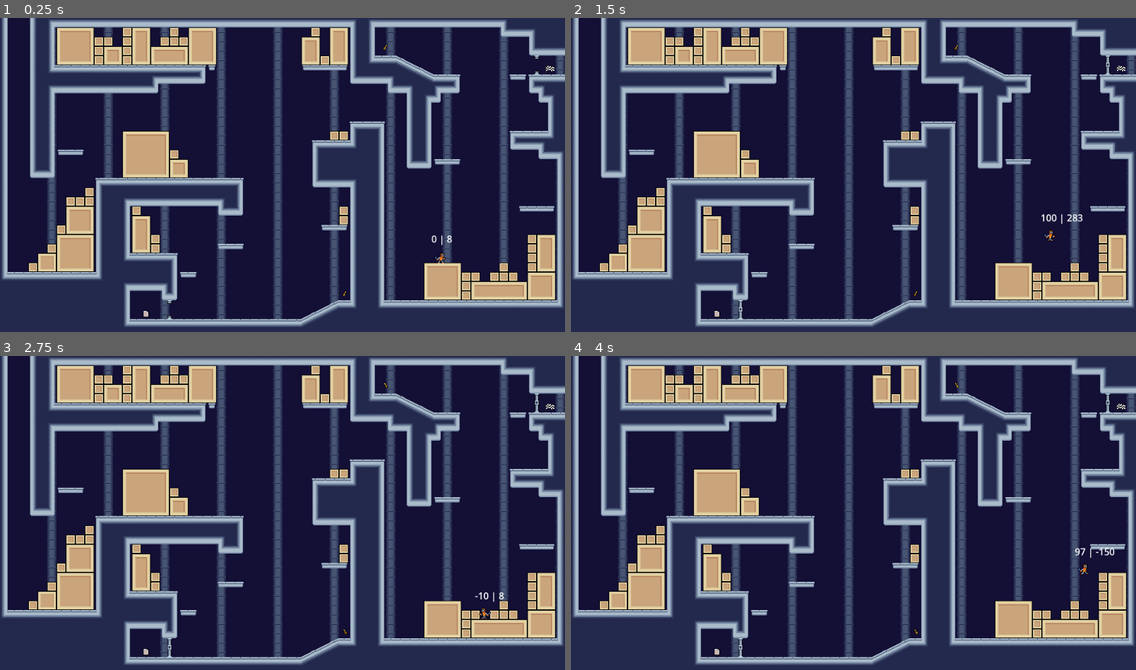
Above: before the commit, frames 1-4 (two rows, left to right).
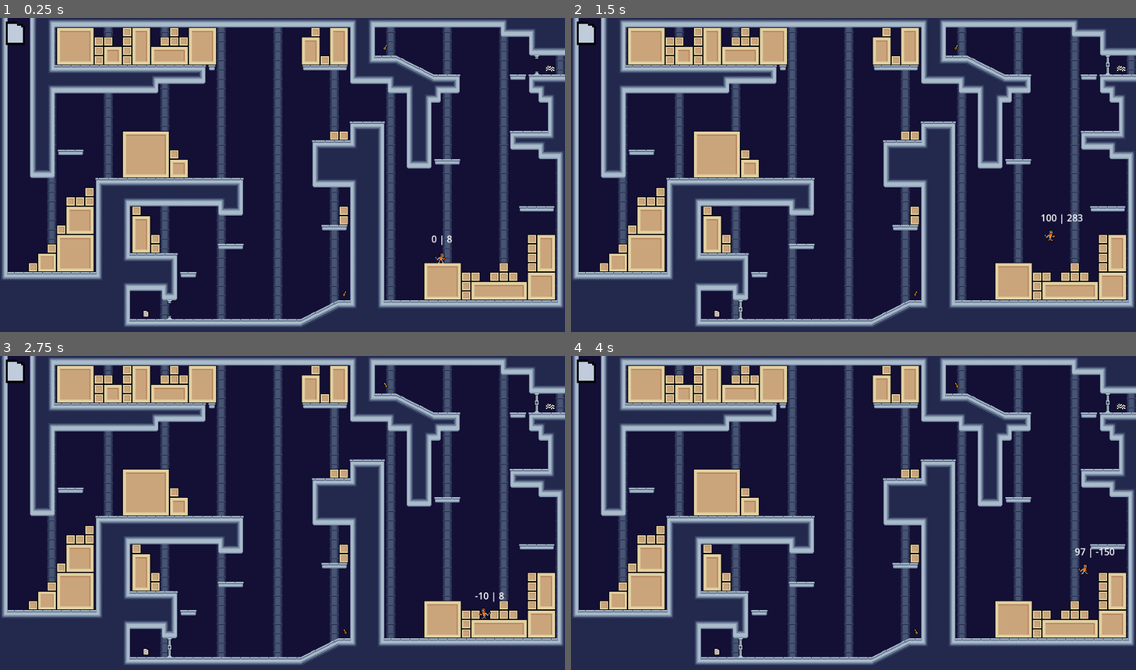
Above: after the commit, the same moments.

Repository: Cradac/H.O.R.S.T.
Game: Godot game, scene res://levels/level_1.tscn
Two runs of this game, one before a commit and one after it. Both use one fixed random seed, a clock stepped at 60 frames per second and the inputs below.
Inputs:
- Up to frame 1 (0.25 s): no input
- Up to frame 2 (1.5 s): hold Right (move_right) from 0.53 s (still down); tap F (action) at 0.6 s; tap Space (jump) at 0.77 s; tap 1 (drop_first) at 1.35 s
- Up to frame 3 (2.75 s): tap Space (jump) at 1.52 s; release Right (move_right) at 2.03 s; hold Left (move_left) from 2.03 s (still down); tap 2 (drop_second) at 2.1 s
- Up to frame 4 (4 s): tap Enter at 2.75 s; release Left (move_left) at 2.78 s; hold Right (move_right) from 2.78 s (still down); tap F (action) at 2.85 s; tap Space (jump) at 3.02, 3.77 s; tap 1 (drop_first) at 3.6 s

The runs differ from the first frame. In frame 1, 0.2% of the frame differs, in the area x 1-5%, y 1-9%; in frame 2, 0.2%; in frame 3, 0.2%; in frame 4, 0.2%.

Commit message:
Move Skillshard References to extension files

Diff:
--- a/extensions/ChargedJump.gd
+++ b/extensions/ChargedJump.gd
@@ -32,4 +32,4 @@
 	return name
 
 func get_texture():
-	return load("res://material/ChargedJump-Skillshard.png")
+	return load("res://material/Skillshards/ChargedJump-Skillshard.png")
--- a/extensions/DoubleJump.gd
+++ b/extensions/DoubleJump.gd
@@ -24,4 +24,4 @@
 	return name
 
 func get_texture():
-	return load("res://material/DoubleJump-Skillshard.png")
+	return load("res://material/Skillshards/DoubleJump-Skillshard.png")
--- a/extensions/Extension.gd
+++ b/extensions/Extension.gd
@@ -17,4 +17,4 @@
 	return "GenericExtension"
 
 func get_texture():
-	return load("res://material/empty-Skillshard.png")
+	return load("res://material/Skillshards/empty-Skillshard.png")
--- a/ui/IngameUI.gd
+++ b/ui/IngameUI.gd
@@ -30,7 +30,7 @@
 		textureRect.expand_mode = TextureRect.EXPAND_FIT_WIDTH
 		textureRect.stretch_mode = TextureRect.STRETCH_SCALE
 
-		textureRect.texture = load("res://material/empty-Skillshard.png")
+		textureRect.texture = Extension.new().get_texture()
 		skill_inventory.add_child(textureRect)
 
 
